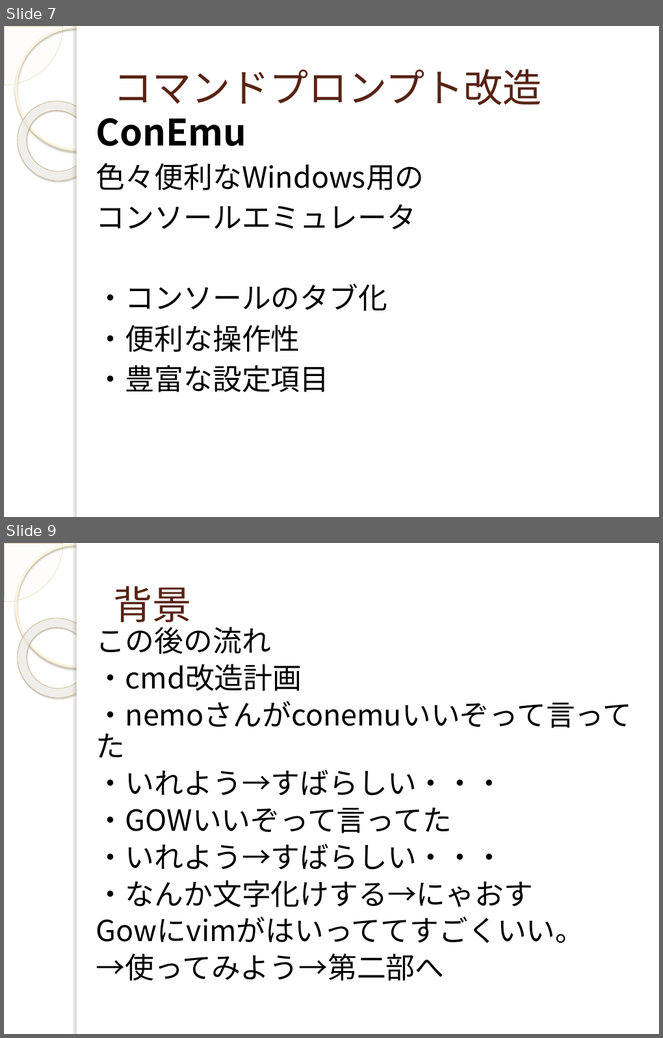
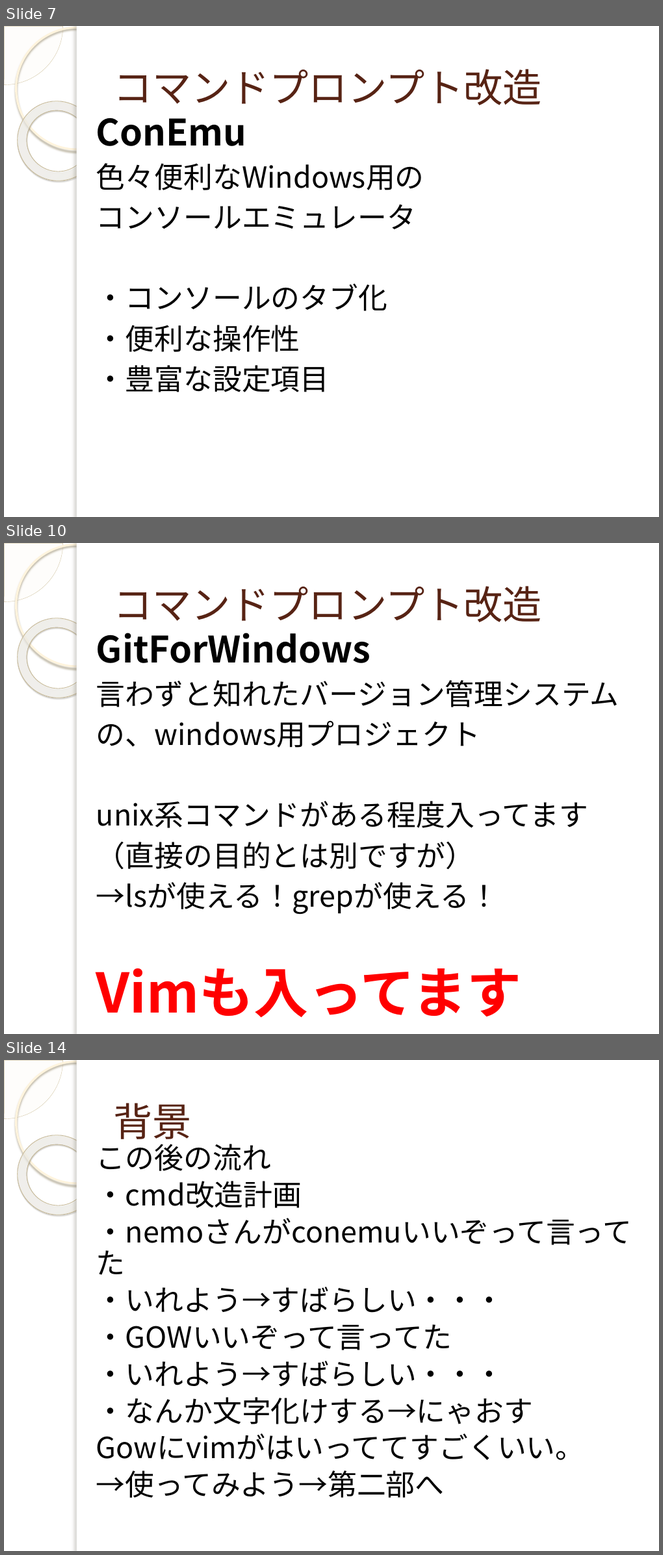
Before and after one commit to yuridonus/FEstudy, a slide deck: vimmer.pptx. Shown one above the other, each under a label of ours: slides 7 and 9 before the commit, slides 7, 10 and 14 after it; the slides between them are not shown. The pictures are 663x1038 and 663x1555 pixels, drawn with LibreOffice and Linux fonts; fonts in the diff are those of the drawing; background and template pictures are left out. Boxes give left, top, right and bottom in pixels: in the first picture for what was removed or moved away, otherwise in the second. Text is boxed around its words. In the diff, an @@ line names an element or a change of style, - is before the commit and + after.

```diff
--- a/vimmer.pptx
+++ b/vimmer.pptx
@@ slide 10 added at (x1=4, y1=543, x2=659, y2=1034), background picture (left out); not listed: 5 template elements that a slide beside it also shows @@
@@ title added at (x1=113, y1=586, x2=542, y2=622), 43 pt, text #572314 @@
+コマンドプロンプト改造
@@ text added at (x1=96, y1=633, x2=620, y2=1018), 32 pt, text #000000 @@
+GitForWindows
+言わずと知れたバージョン管理システム
+の、windows用プロジェクト
+unix系コマンドがある程度入ってます
+（直接の目的とは別ですが）
+→lsが使える！grepが使える！
+Vimも入ってます
@@ what was slide 9 is now slide 14 @@
```
Also in this commit, not shown: 2 slides changed, 8 other slides added, 2 other files.
